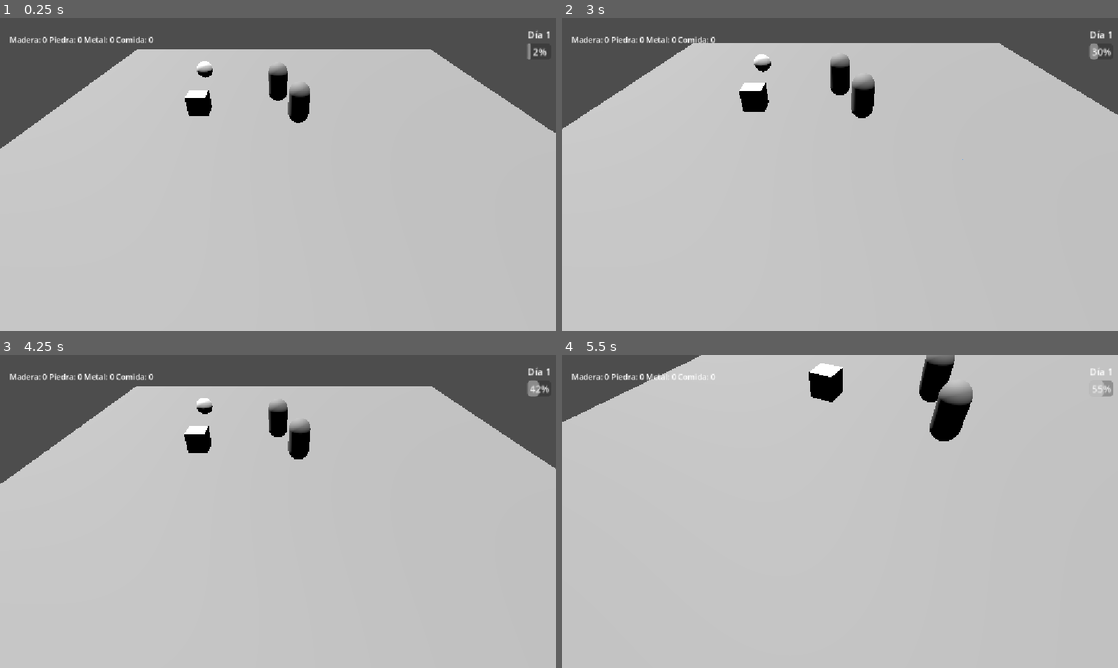
Above: before the commit, frames 1-4 (two rows, left to right).
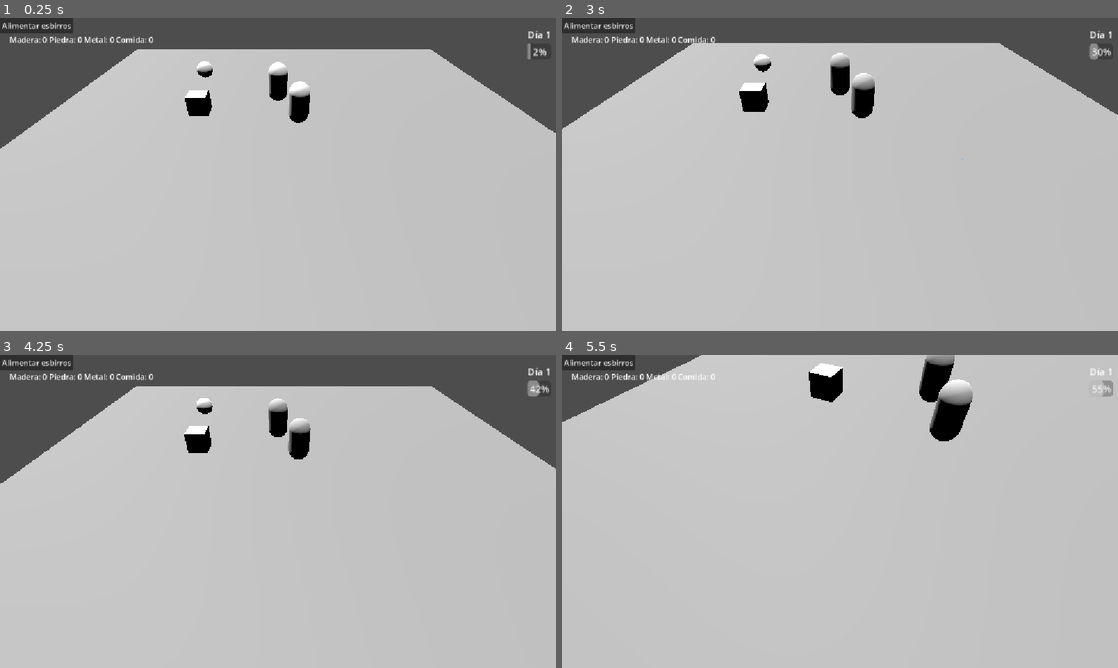
Above: after the commit, the same moments.

Repository: GonzaloDP/Proto-team-2
Game: Godot game, scene res://Escenas/Level.tscn
The game is run twice, just before and just after one commit, with the same random seed, the same clock (stepped at 60 frames per second) and the same inputs.
Inputs (mouse positions are in pixels of both pictures, inside the frame that each line leads up to):
- Up to frame 1 (0.25 s): no input
- Up to frame 2 (3 s): click (600, 24) at 0.5 s, where only the run after the commit has a clickable "Alimentar esbirros"; click (600, 24) at 1.25 s, where only the run after the commit has a clickable "Alimentar esbirros"; click (600, 24) at 2 s, where only the run after the commit has a clickable "Alimentar esbirros"; tap Enter at 2.75 s; move the mouse to (962, 158) at 2.77 s; tap Mouse wheel up (camara_zoom_in) at 2.85 s; click (962, 158) at 2.92 s
- Up to frame 3 (4.25 s): move the mouse to (166, 527) at 3.52 s; tap Mouse wheel down (camara_zoom_out) at 3.6 s; click (166, 527) at 3.67 s
- Up to frame 4 (5.5 s): move the mouse to (895, 442) at 4.27 s; hold Middle mouse button (rotar) 4.28-5.03 s; click (895, 442) at 4.42 s; tap Space at 5 s; move the mouse to (812, 574) at 5.02 s; tap Mouse wheel up (camara_zoom_in) at 5.1 s; click (812, 574) at 5.17 s

The runs differ from the first frame. In frame 1, 0.9% of the frame differs, in the area x 0-56%, y 0-32%; in frame 2, 0.9%; in frame 3, 0.9%; in frame 4, 1.2%, in the area x 0-74%, y 0-24%.

Commit message:
Añadida mecánica de hambre.

Diff:
--- a/proto-team-2/Escenas/Level.tscn
+++ b/proto-team-2/Escenas/Level.tscn
@@ -21,7 +21,7 @@
 [node name="Suelo" parent="." unique_id=721908082 instance=ExtResource("1_qbrn0")]
 transform = Transform3D(1, 0, 0, 0, 1, 0, 0, 0, 1, 0.5, 0, 1)
 
-[node name="Node3D2" parent="." unique_id=1803103505 instance=ExtResource("2_e8t1n")]
+[node name="Node3D2" parent="." unique_id=1803103505 groups=["Unidades"] instance=ExtResource("2_e8t1n")]
 transform = Transform3D(1, 0, 0, 0, 1, 0, 0, 0, 1, 0, 1.3465811, -1)
 
 [node name="Recurso" parent="." unique_id=1863188596 instance=ExtResource("3_e8t1n")]
@@ -30,7 +30,7 @@
 [node name="DirectionalLight3D" type="DirectionalLight3D" parent="." unique_id=48548983]
 transform = Transform3D(1, 0, 0, 0, -0.0041241967, 0.9999915, 0, -0.9999915, -0.0041241967, 0, 12.879479, 0)
 
-[node name="Unidad" parent="." unique_id=1688446011 instance=ExtResource("2_e8t1n")]
+[node name="Unidad" parent="." unique_id=1688446011 groups=["Unidades"] instance=ExtResource("2_e8t1n")]
 transform = Transform3D(1, 0, 0, 0, 1, 0, 0, 0, 1, 1, 1.125, 1)
 
 [node name="DirectionalLight3D2" type="DirectionalLight3D" parent="." unique_id=970184165]
@@ -99,6 +99,11 @@
 [node name="ProgresoDia" type="ProgressBar" parent="UI/DayUI/VBoxContainer" unique_id=234744608]
 layout_mode = 2
 
+[node name="AlimentarDebug" type="Button" parent="UI" unique_id=1457718069]
+offset_right = 8.0
+offset_bottom = 8.0
+text = "Alimentar esbirros"
+
 [node name="MouseInteraction" type="Node" parent="." unique_id=1411286151]
 script = ExtResource("7_418oe")
 
@@ -126,4 +131,5 @@
 [node name="RecursoUnidad" parent="." unique_id=1902933503 instance=ExtResource("12_6tp1g")]
 transform = Transform3D(1, 0, 0, 0, 1, 0, 0, 0, 1, -4.7576337, 0.7046747, -4.8289022)
 
+[connection signal="pressed" from="UI/AlimentarDebug" to="." method="_on_alimentar_debug_pressed"]
 [connection signal="timeout" from="DayManager/Timer" to="DayManager" method="_on_timer_timeout"]
--- a/proto-team-2/Escenas/Unidad.tscn
+++ b/proto-team-2/Escenas/Unidad.tscn
@@ -11,7 +11,10 @@
 [sub_resource type="ViewportTexture" id="ViewportTexture_h4t55"]
 viewport_path = NodePath("SubViewportContainer/SubViewport")
 
+[sub_resource type="StandardMaterial3D" id="StandardMaterial3D_i4xbc"]
+
 [sub_resource type="CapsuleMesh" id="CapsuleMesh_g4v7s"]
+material = SubResource("StandardMaterial3D_i4xbc")
 
 [sub_resource type="StandardMaterial3D" id="StandardMaterial3D_1icel"]
 shading_mode = 0
@@ -47,6 +50,9 @@
 [node name="CollectionTimer" type="Timer" parent="." unique_id=632771040]
 one_shot = true
 
+[node name="HungerTimer" type="Timer" parent="." unique_id=303947379]
+wait_time = 3.0
+
 [node name="SubViewportContainer" type="SubViewportContainer" parent="." unique_id=1939248617]
 offset_left = 19.0
 offset_top = -70.0
@@ -78,3 +84,4 @@
 
 [connection signal="timeout" from="CollectionTimer" to="." method="gatherResource"]
 [connection signal="timeout" from="CollectionTimer" to="SubViewportContainer/SubViewport/BarraProgreso" method="_on_collection_timer_timeout"]
+[connection signal="timeout" from="HungerTimer" to="." method="_on_hunger_timer_timeout"]
--- a/proto-team-2/Scripts/camera_3d.gd
+++ b/proto-team-2/Scripts/camera_3d.gd
@@ -49,15 +49,17 @@
 		if (result.collider is Recurso):	#Si hacemos clic derecho sobre un recurso, envía a las unidades la señal de ir a recolectarlo. El resto de la lógica la realiza la unidad misma.
 			for unidad in selected_units:
 				if is_instance_valid(unidad):
-					unidad.seekResource(result.collider)
+					if (!unidad._isStarving()):
+						unidad.seekResource(result.collider)
 
 		else:
 			var click_world_position: Vector3 = result.position
 			for unidad in selected_units:
 				if is_instance_valid(unidad):
-					unidad.target_resource = null	#Al dar una orden de movimiento, se anulan los objetivos anteriores de la unidad. Esto podría transformarse en un método luego, el cual anule TODOS los objetivos (Como construir, recolectar o reproducirse)
-					unidad.hideProgressBar()
-					unidad.set_move_target(click_world_position)
+					if (!unidad._isStarving()):
+						unidad.target_resource = null	#Al dar una orden de movimiento, se anulan los objetivos anteriores de la unidad. Esto podría transformarse en un método luego, el cual anule TODOS los objetivos (Como construir, recolectar o reproducirse)
+						unidad.hideProgressBar()
+						unidad.set_move_target(click_world_position)
 
 func seleccionar_unidad(mouse_pos: Vector2) -> void:
 	deseleccionar_todas()
--- a/proto-team-2/Scripts/level.gd
+++ b/proto-team-2/Scripts/level.gd
@@ -8,3 +8,8 @@
 
 func _process(delta: float) -> void:
 	pass
+
+
+func _on_alimentar_debug_pressed():		#Este método (Y el grupo que utiliza) son enteramente para propósitos de Debug. Una vez se haya implementado el edificio comedor, este se encargará de decirle a las unidades que reinicien su hambre.
+	for each in get_tree().get_nodes_in_group("Unidades"):
+		each._resetSatiety()
--- a/proto-team-2/Scripts/unidad.gd
+++ b/proto-team-2/Scripts/unidad.gd
@@ -9,6 +9,7 @@
 @export var breedingSpeed: int = 5 #Mientras más alta sea esta variable, menos tiempo tardará la unidad en salir del edificio de reproducción.
 @export var initialSatiety: int = 10 #El valor inicial de saciedad de la unidad. Disminuye con el tiempo (debería), y al quedarse sin, la unidad no podrá trabajar.
 var satiety	#Este es el valor de saciedad "real" de la unidad, es decir el que se modifica y se chequea para ver si tiene hambre o no.
+var starving = false #Starving es un boolean que controla si la unidad está siendo incapaz de comer. De ser verdadero, la unidad no obedecerá órdenes..
 var traitList: Array[Rasgo]	#Un array que contiene todos los rasgos de la unidad.
 var target_resource : Recurso
 @onready var progressBar = $SubViewportContainer/SubViewport/BarraProgreso
@@ -18,6 +19,7 @@
 func _ready() -> void:
 #	traitList.append(Rasgo.new("Movement Speed", 10)) Esta línea de código es puramente de Debug. Es simplemente un rasgo de prueba para mostrar que el sistema funciona. Luego lo borramos, okay?
 	satiety = initialSatiety
+	$HungerTimer.start()
 	target_position = global_position
 	applyTraits()	#Al inicializar a la unidad, esta recorre su lista de rasgos y aplica las modificaciones correspondiente …(184 unchanged characters)…
 	progressBar.hide()
@@ -27,7 +29,6 @@
 
 func _physics_process(delta: float):
 	var distance_to_target = global_position.distance_to(target_position)
-
 
 	if distance_to_target > 0.1:
 		var direction = (target_position - global_position).normalized()
@@ -71,7 +72,7 @@
 		target_resource = resource
 
 func gatherResource():	#El Timer (CollectionTimer), al terminar nos lleva a esta función.
-	if(target_resource):	#Si hay un recurso objetivo seguimos. Al dar otra orden, se borra el recurso objetivo, lo que podría causar un crash.
+	if(target_resource && !starving):	#Si hay un recurso objetivo seguimos. Al dar otra orden, se borra el recurso objetivo, lo que podría causar un crash.
 		if(target_resource.cantidad_variable > 0):	#¿Sigue habiendo recursos que recolectar?
 			if(position.distance_to(target_resource.position) < 5):	#Si la unidad está lo suficientemente cerca, se detiene (target de movimiento a su propa posición), recoge 10 recursos.
 				set_move_target(position)
@@ -101,3 +102,35 @@
 
 func hideProgressBar():
 	progressBar.hide()
+
+
+func _on_hunger_timer_timeout():	#Al acabarse el timer de la comida, la saciedad de la unidad disminuye en 1, y esta chequea si se ha agotado.
+	satiety -= 1
+	if(satiety < 1):	#Si se ha agotado la saciedad, la unidad se declara "hambrienta", por lo que ya no obedecerá al jugador. Luego comprueba si existe algún comedor.
+		starving = true
+		hideProgressBar()
+		if(get_tree().get_nodes_in_group("Comedores").is_empty()):	#Si no hay ningún comedor, la unidad se pondrá en rojo y setteara su propia posición como destino. (Es decir, se quedará quieta en el lugar)
+			$MeshInstance3D.mesh.material.albedo_color = Color("DARK_RED")
+			set_move_target(global_position)
+		else:	#Si existen comedores, empezará a evaluarlos para encontrar el más cercano.
+			goEat()
+
+func goEat():
+	if(get_tree().get_nodes_in_group("Comedores").size() == 1):	#Primero chequeamos si hay un solo comedor. De ser así, obviamos las comparativas y nos dirigimos directamente allí.
+		set_move_target(get_tree().get_first_node_in_group("Comedores").global_transform)
+	else:
+		var bestCandidate = get_tree().get_first_node_in_group("Comedores")
+		var referenceDistance = global_position.distance_to(bestCandidate.global_position)	#Tomamos al iniciar la distancia con el primer comedor para usar de referencia en comparativas.
+		for each in get_tree().get_nodes_in_group("Comedores"):	#Comparamos cada comedor en el array con el valor de referencia, si la distancia es menor, entonces se vuelve la nueva referencia.
+			var distance = global_position.distance_to(each.global_position)
+			if(distance < referenceDistance):
+				bestCandidate =  each
+		set_move_target(bestCandidate.globalPosition)	#Al haber evaluado todos los comedores, nos dirigimos al mejor.
+
+func _resetSatiety():	#Este método reinicia la saciedad de la unidad y la devuelve a su color normal.
+	satiety = initialSatiety
+	$MeshInstance3D.mesh.material.albedo_color = Color("Gray")
+	starving = false
+
+func _isStarving():
+	return starving
--- a/proto-team-2/project.godot
+++ b/proto-team-2/project.godot
@@ -30,6 +30,11 @@
 "res://UI/": "blue"
 }
 
+[global_group]
+
+Comedores=""
+Unidades=""
+
 [input]
 
 camara_zoom_out={
